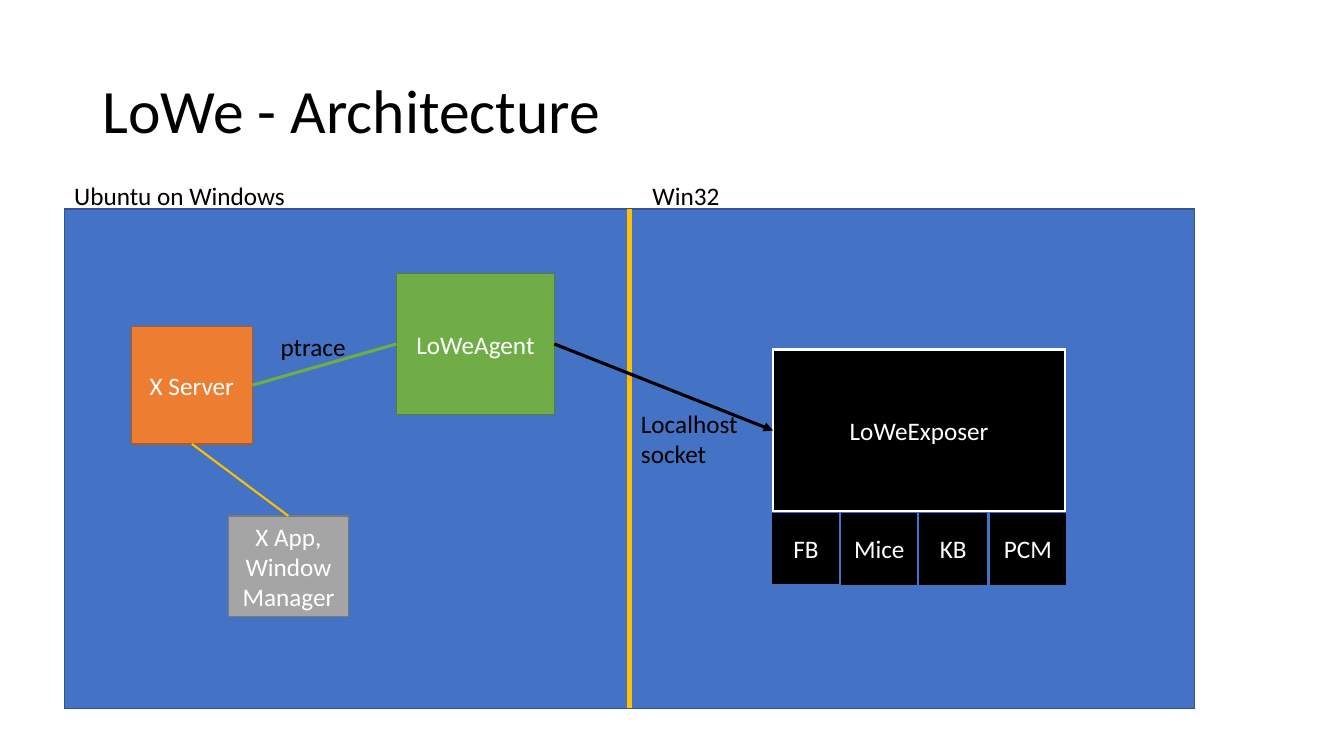
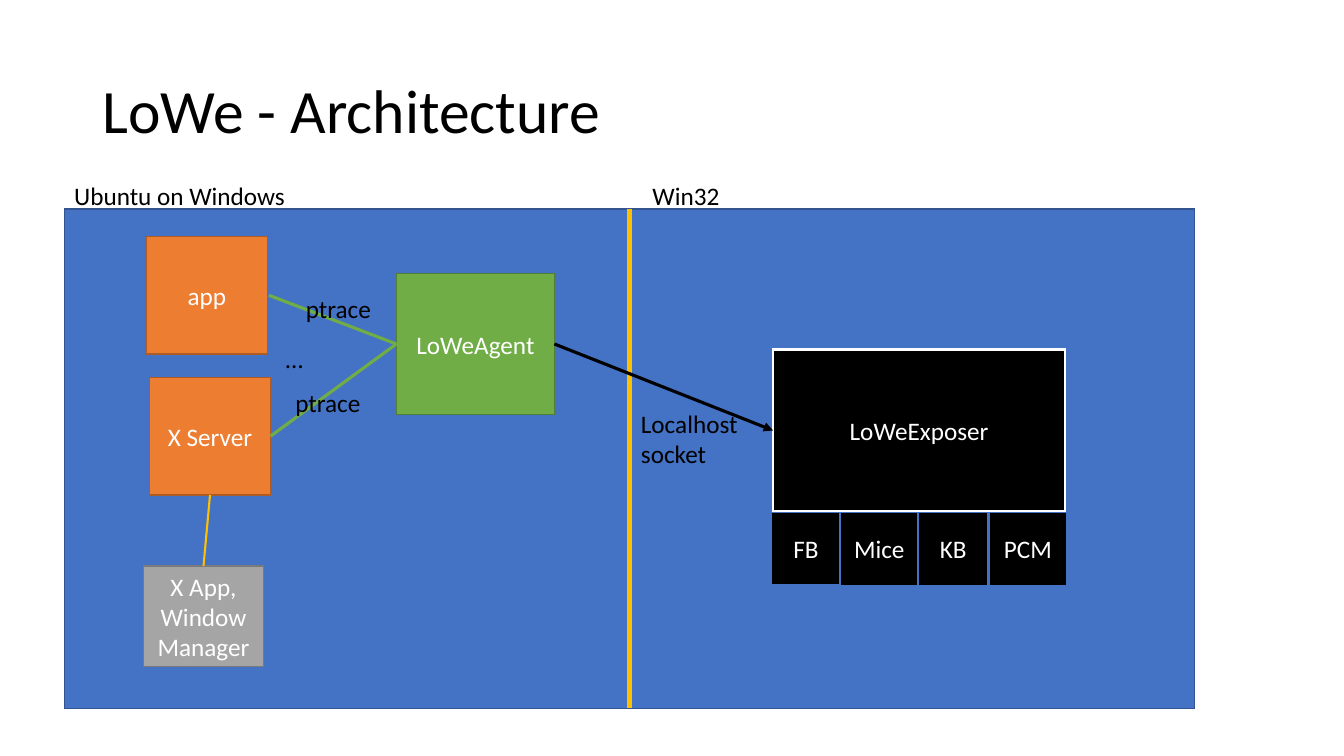
Before and after one commit to kpocza/LoWe, a slide deck: slide 18 of talks/entdev170222/EntDev170222_MSLovesLinux.pptx (slide 17 before the commit). Drawn at 1344x756 pixels with LibreOffice and Linux fonts; fonts in the diff are those of the drawing. Boxes give left, top, right and bottom in pixels: in the first picture for what was removed or moved away, otherwise in the second. Text is boxed around its words. In the diff, an @@ line names an element or a change of style, - is before the commit and + after.

```diff
--- a/talks/entdev170222/EntDev170222_MSLovesLinux.pptx
+++ b/talks/entdev170222/EntDev170222_MSLovesLinux.pptx
@@ rectangle added at box(146, 237, 267, 355), fill #ED7D31, outline #AF5C24 1 pt, 18 pt, text #FFFFFF @@
+app
@@ line added from (396, 344) to (269, 295), #70AD47 2.25 pt @@
@@ text added at box(306, 302, 371, 325), 18 pt, text #000000 @@
+ptrace
@@ line moved from (396, 344) - (252, 385) to (396, 344) - (270, 437) @@
@@ text added at box(276, 338, 315, 378), 18 pt, text #000000 @@
+…
@@ rectangle "X Server": place and size @@
-rectangle "X Server" at box(131, 327, 252, 445)
+rectangle "X Server" at box(149, 377, 270, 495)
@@ text "ptrace" rewrapped from box(281, 340, 346, 362) to box(295, 391, 360, 418) @@
@@ line moved from (288, 516) - (192, 444) to (204, 567) - (210, 495) @@
@@ line moved from (192, 444) - (192, 444) to (210, 495) - (210, 495) @@
@@ rectangle "X App, Window Manager": place and size @@
-rectangle "X App, Window Manager" at box(229, 516, 349, 617)
+rectangle "X App, Window Manager" at box(143, 567, 263, 667)
```
Also in this commit, not shown: 7 other slides changed, 1 slide added.
